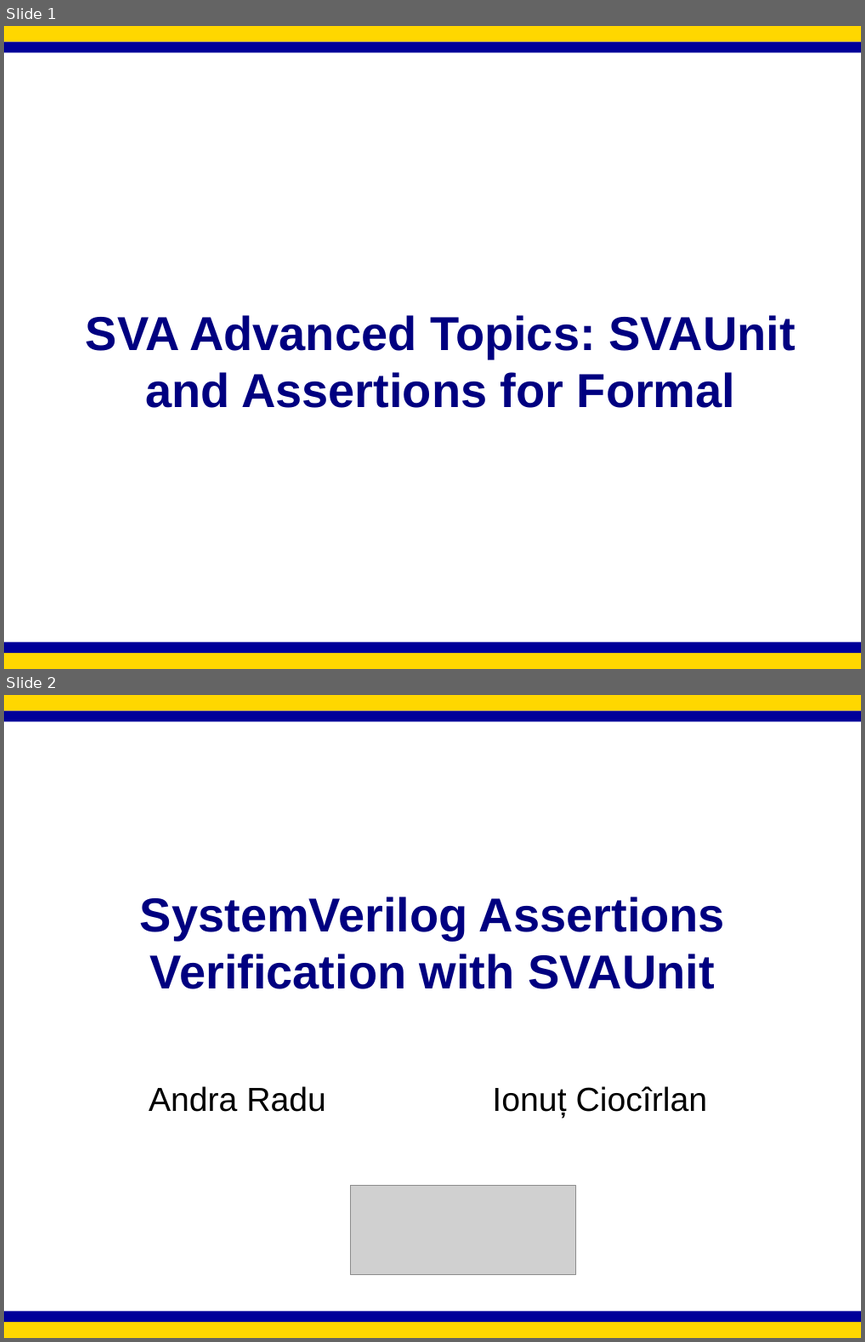
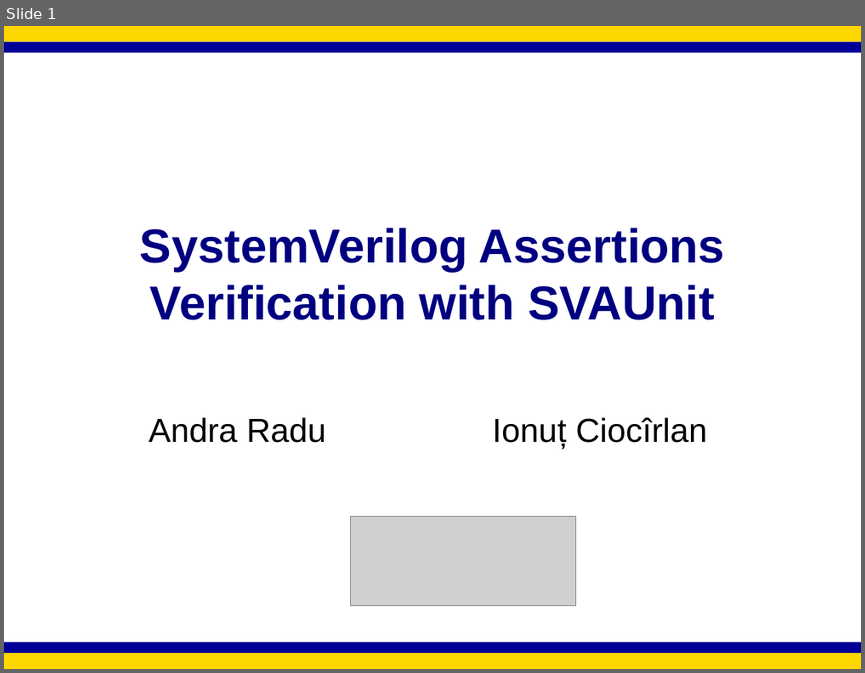
Before and after one commit to amiq-consulting/svaunit, a slide deck: docs/AMIQ_Consulting_DVConUS2016_SVA_Verification_with_SVAUnit.pptx. Shown one above the other, each under a label of ours: slides 1 and 2 before the commit, slide 1 after it. The pictures are 865x1342 and 865x673 pixels, drawn with LibreOffice and Linux fonts; fonts in the diff are those of the drawing; grey boxes stand for pictures; background and template pictures are left out. Boxes give left, top, right and bottom in pixels: in the first picture for what was removed or moved away, otherwise in the second. Text is boxed around its words. In the diff, an @@ line names an element or a change of style, - is before the commit and + after.

```diff
--- a/docs/AMIQ_Consulting_DVConUS2016_SVA_Verification_with_SVAUnit.pptx
+++ b/docs/AMIQ_Consulting_DVConUS2016_SVA_Verification_with_SVAUnit.pptx
@@ slide 1 removed at (4,26,861,669), background #FFFFFF; not listed: 4 template elements that a slide beside it also shows @@
@@ title removed at (86,315,795,408) @@
-SVA Advanced Topics: SVAUnit and Assertions for Formal
@@ what was slide 2 is now slide 1 @@
```
Also in this commit, not shown: 2 slides changed.
